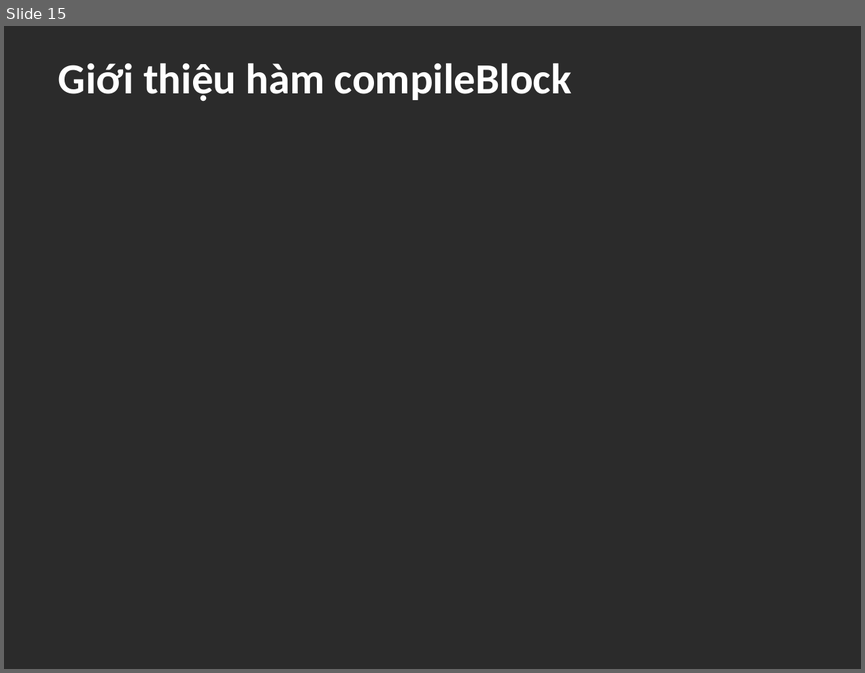
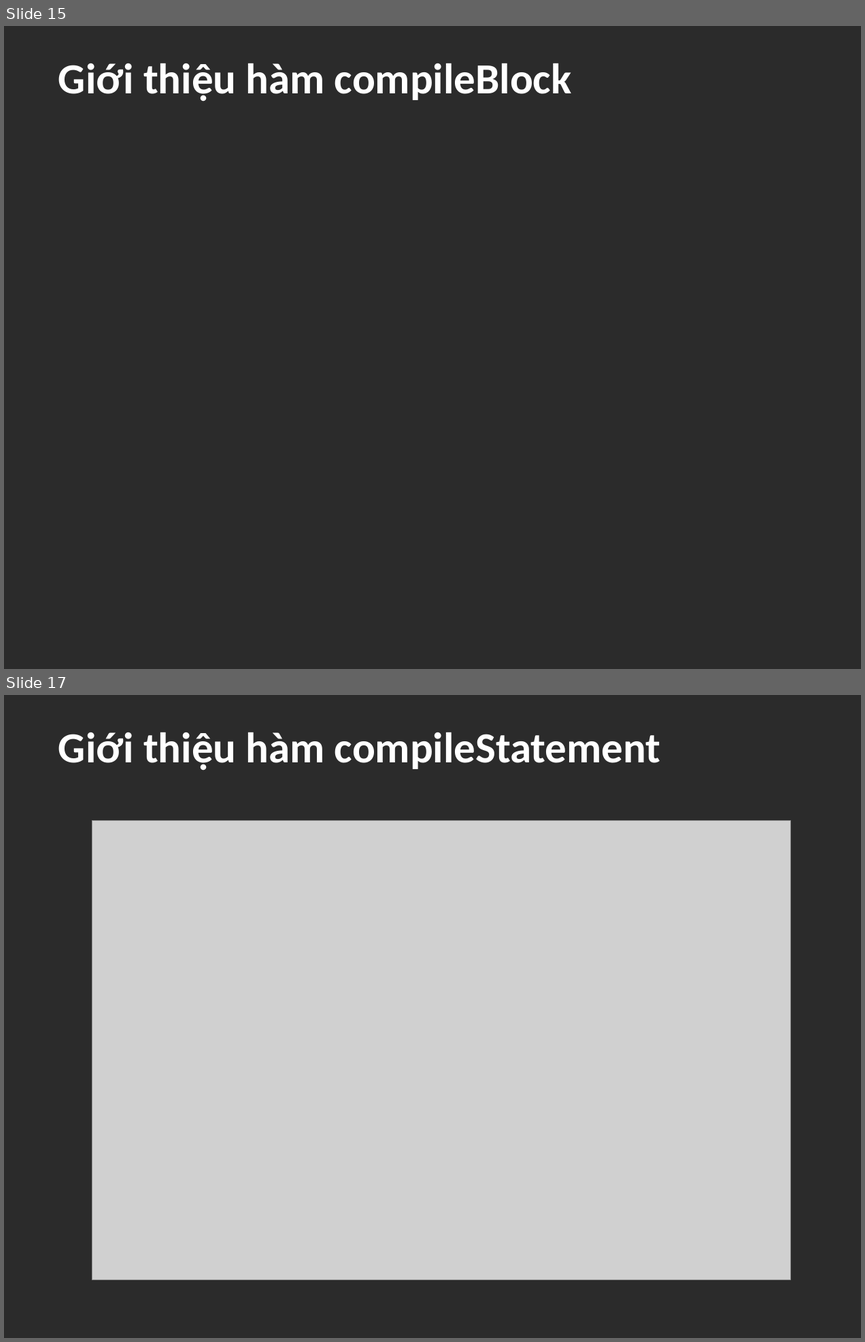
Before and after one commit to dangxuanvuong98/kpl-parser, a slide deck: BaoCao/Nhom3.pptx. Shown one above the other, each under a label of ours: slide 15 before the commit, slides 15 and 17 after it; the slides between them are not shown. The pictures are 865x673 and 865x1342 pixels, drawn with LibreOffice and Linux fonts; fonts in the diff are those of the drawing; grey boxes stand for pictures; background and template pictures are left out; a plain dark background stands for a picture behind light text. Boxes give left, top, right and bottom in pixels: in the first picture for what was removed or moved away, otherwise in the second. Text is boxed around its words. In the diff, an @@ line names an element or a change of style, - is before the commit and + after.

```diff
--- a/BaoCao/Nhom3.pptx
+++ b/BaoCao/Nhom3.pptx
@@ slide 17 added at box(4, 695, 861, 1338), background picture (left out) @@
@@ title added at box(58, 732, 661, 770), 36 pt, text #FFFFFF, bold @@
+Giới thiệu hàm compileStatement
@@ picture added at box(92, 820, 791, 1279) @@
```
Also in this commit, not shown: 2 slides changed.
